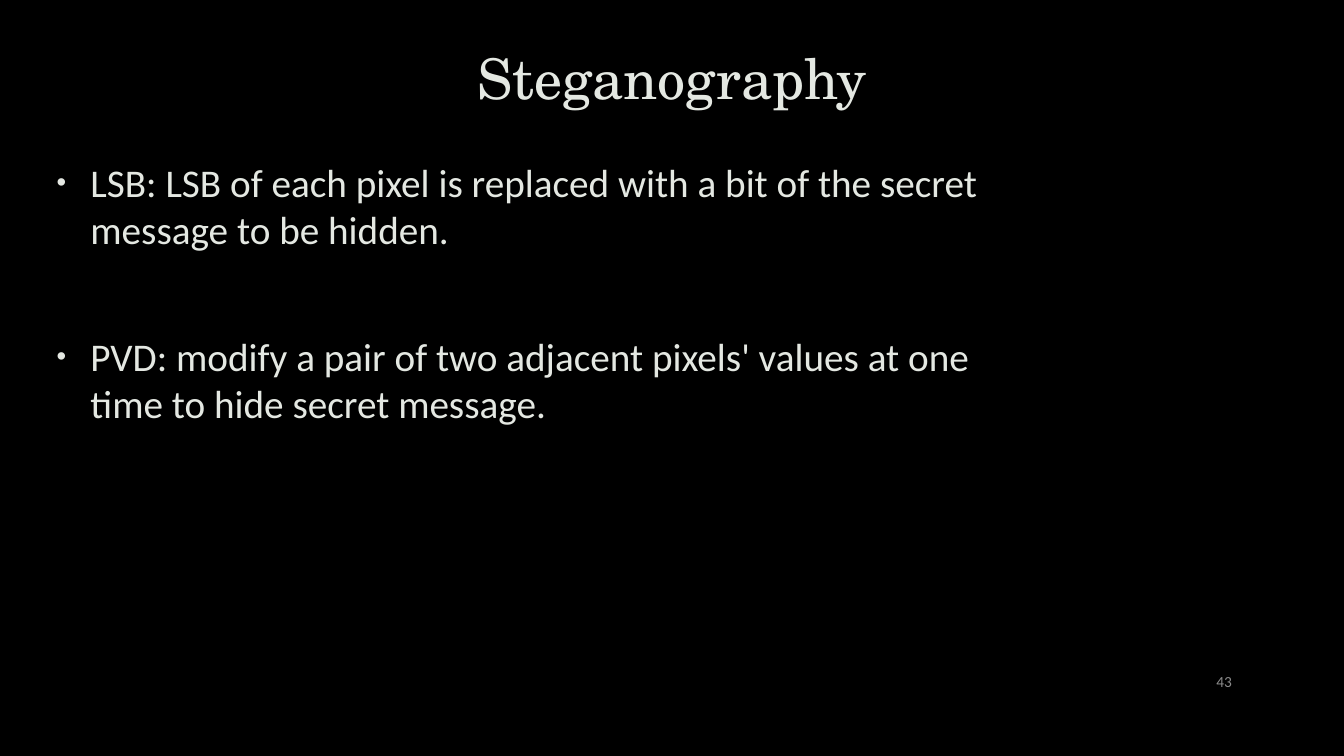
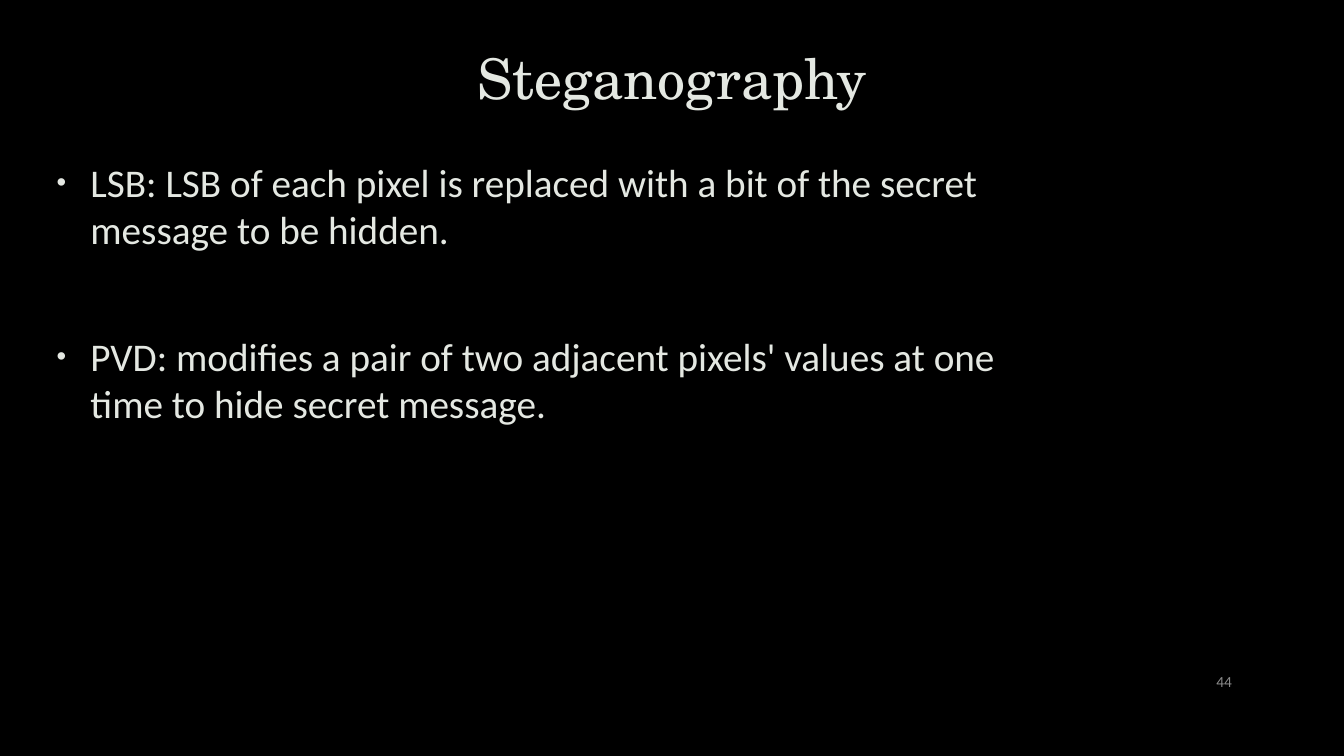
Before and after one commit to uwacyber/cits1003, a slide deck: slide 44 of cits1003-lecture_slides/CITS1003-8 Forensics-exercises.pptx (slide 43 before the commit). Drawn at 1344x756 pixels with LibreOffice and Linux fonts; fonts in the diff are those of the drawing; background and template pictures are left out. Boxes give left, top, right and bottom in pixels: in the first picture for what was removed or moved away, otherwise in the second. Text is boxed around its words. In the diff, an @@ line names an element or a change of style, - is before the commit and + after.

```diff
--- a/cits1003-lecture_slides/CITS1003-8 Forensics-exercises.pptx
+++ b/cits1003-lecture_slides/CITS1003-8 Forensics-exercises.pptx
@@ text at (90,343,995,425): text changed @@
-• PVD: modify a pair of two adjacent pixels' values at one time to hide secret message.
+• PVD: modifies a pair of two adjacent pixels' values at one time to hide secret message.
@@ page number at (1216,677,1232,687): text changed @@
-43
+44
```
Also in this commit, not shown: 4 other slides changed, 1 slide added.
